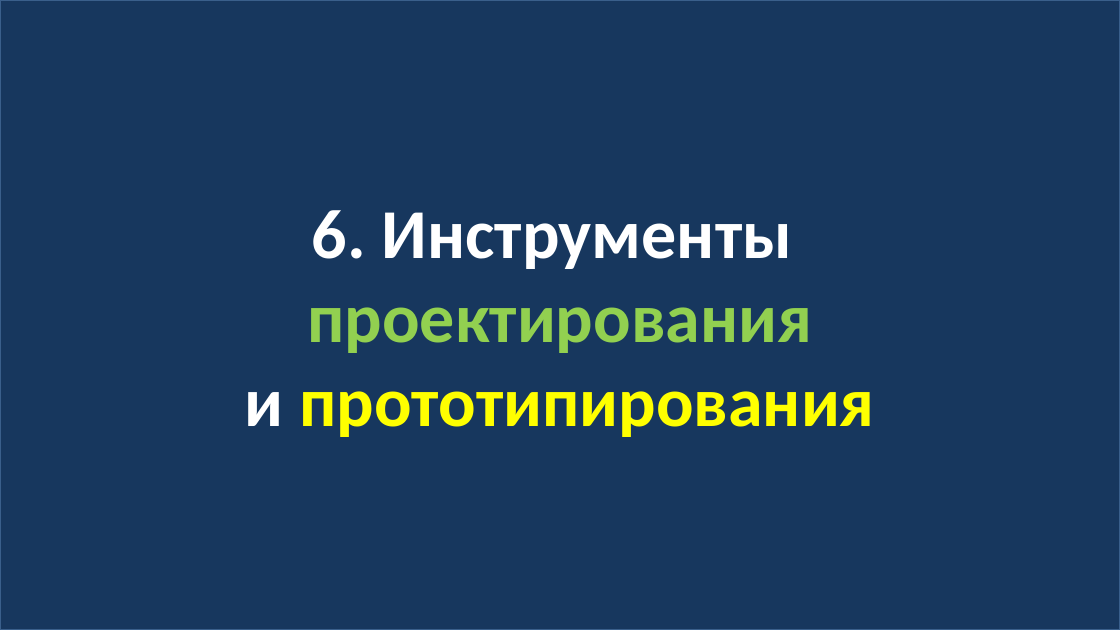
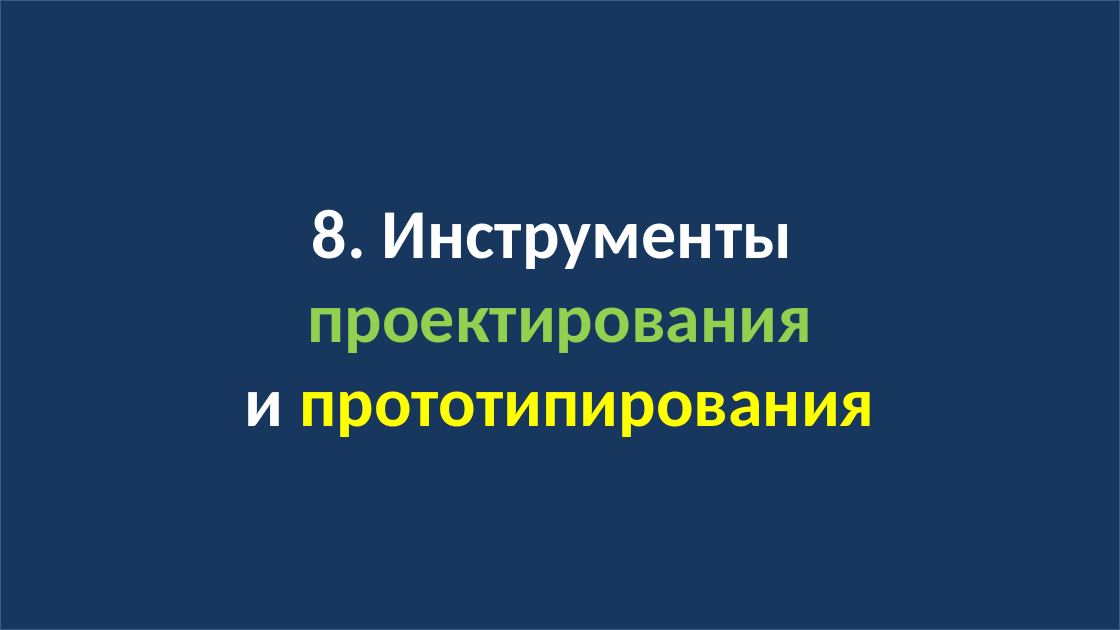
Before and after one commit to web40-ortdnipro/lesson16, a slide deck: slide 21 of lesson16.pptx (slide 25 before the commit). Drawn at 1120x630 pixels with LibreOffice and Linux fonts; fonts in the diff are those of the drawing. Boxes give left, top, right and bottom in pixels: in the first picture for what was removed or moved away, otherwise in the second. Text is boxed around its words. In the diff, an @@ line names an element or a change of style, - is before the commit and + after.

```diff
--- a/lesson16.pptx
+++ b/lesson16.pptx
@@ text in rectangle at (307,209,812,353): text changed @@
-6. Инструменты
-проектирования
+8. Инструменты
+проектирования
```
Also in this commit, not shown: 5 other slides changed, 4 slides removed, 1 other file.
